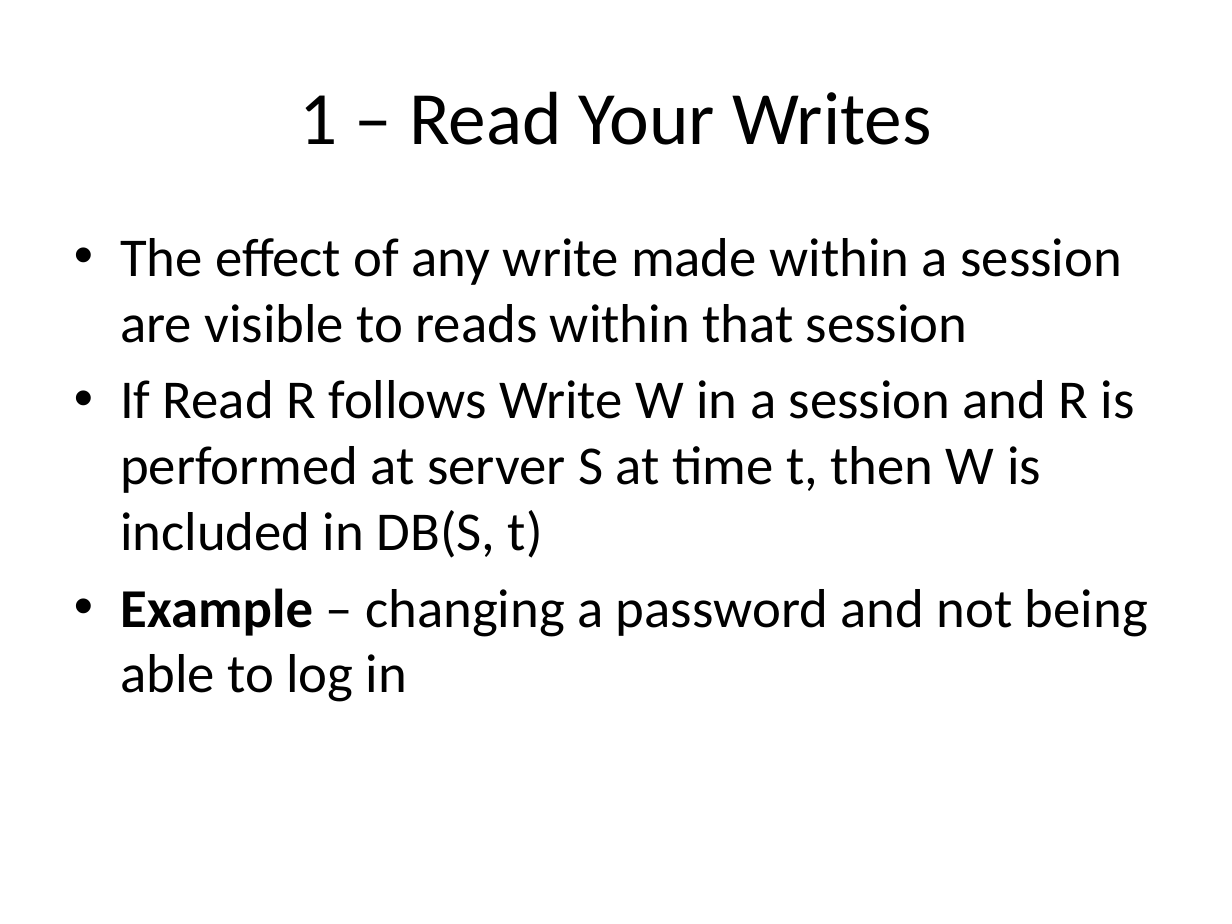
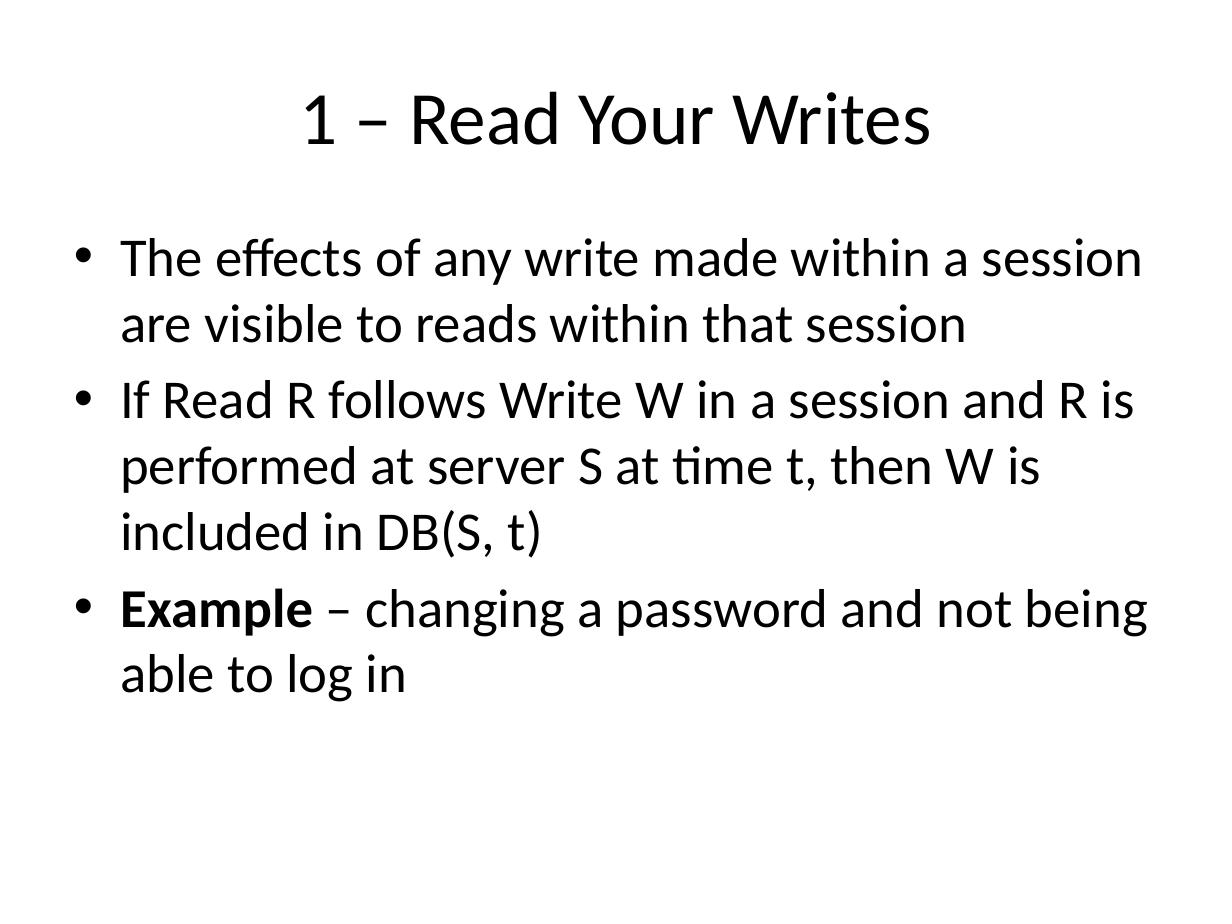
Before and after one commit to balidani/bomberman, a slide deck: slide 11 of presentation/slides_daniel.pptx (slide 8 before the commit). Drawn at 1232x924 pixels with LibreOffice and Linux fonts; fonts in the diff are those of the drawing. Boxes give left, top, right and bottom in pixels: in the first picture for what was removed or moved away, otherwise in the second. Text is boxed around its words. In the diff, an @@ line names an element or a change of style, - is before the commit and + after.

Commit message:
More changes

```diff
--- a/presentation/slides_daniel.pptx
+++ b/presentation/slides_daniel.pptx
@@ text at box(120, 238, 1144, 343): text changed @@
-• The effect of any write made within a session are visible to reads within that session
+• The effects of any write made within a session are visible to reads within that session
```
Also in this commit, not shown: 6 other slides changed, 3 slides added.
